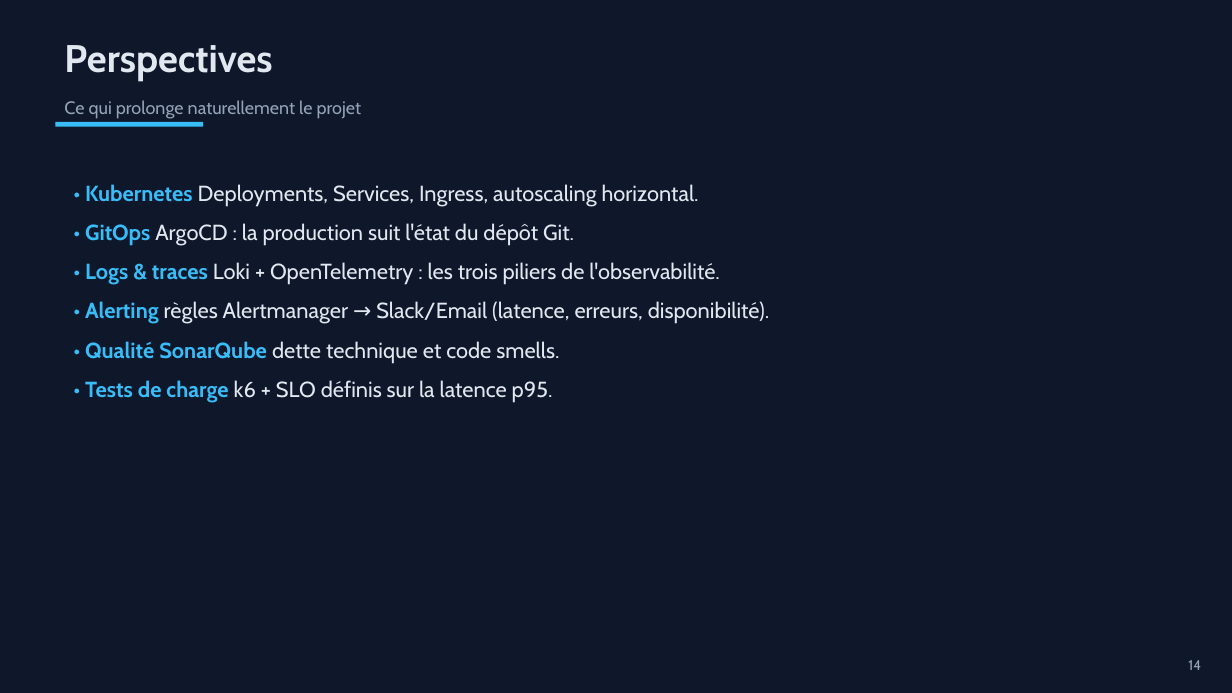
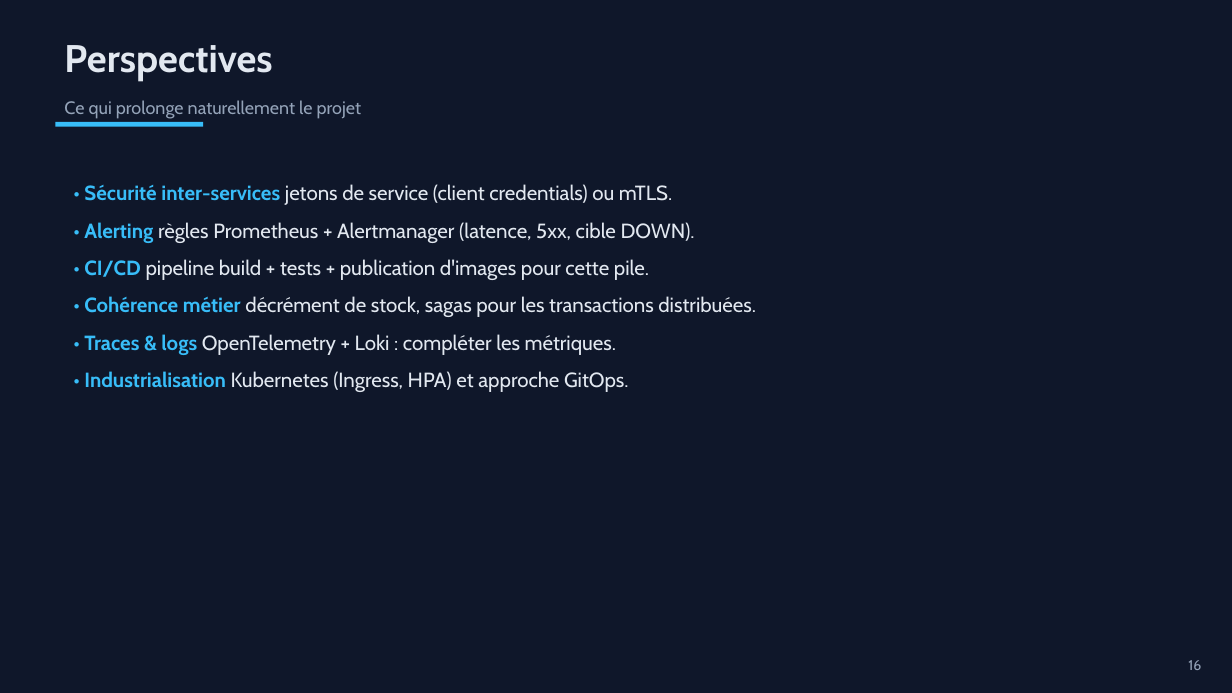
Before and after one commit to Chouaib-Raichy/PFE, a slide deck: slide 17 of soutenance/soutenance.pptx (slide 15 before the commit). Drawn at 1232x693 pixels with LibreOffice and Linux fonts; fonts in the diff are those of the drawing. Boxes give left, top, right and bottom in pixels: in the first picture for what was removed or moved away, otherwise in the second. Text is boxed around its words. In the diff, an @@ line names an element or a change of style, - is before the commit and + after.

```diff
--- a/soutenance/soutenance.pptx
+++ b/soutenance/soutenance.pptx
@@ text at <box>84,184,756,392</box>: text changed; size 17 to 16 pt @@
-• Kubernetes Deployments, Services, Ingress, autoscaling horizontal.
-• GitOps ArgoCD : la production suit l'état du dépôt Git.
-• Logs & traces Loki + OpenTelemetry : les trois piliers de l'observabilité.
-• Alerting règles Alertmanager → Slack/Email (latence, erreurs, disponibilité).
-• Qualité SonarQube dette technique et code smells.
-• Tests de charge k6 + SLO définis sur la latence p95.
+• Sécurité inter-services jetons de service (client credentials) ou mTLS.
+• Alerting règles Prometheus + Alertmanager (latence, 5xx, cible DOWN).
+• CI/CD pipeline build + tests + publication d'images pour cette pile.
+• Cohérence métier décrément de stock, sagas pour les transactions distribuées.
+• Traces & logs OpenTelemetry + Loki : compléter les métriques.
+• Industrialisation Kubernetes (Ingress, HPA) et approche GitOps.
@@ text at <box>1188,660,1201,670</box>: text changed @@
-14
+16
```
Also in this commit, not shown: 6 other slides changed, 11 slides added, 9 slides removed, 4 other files.
